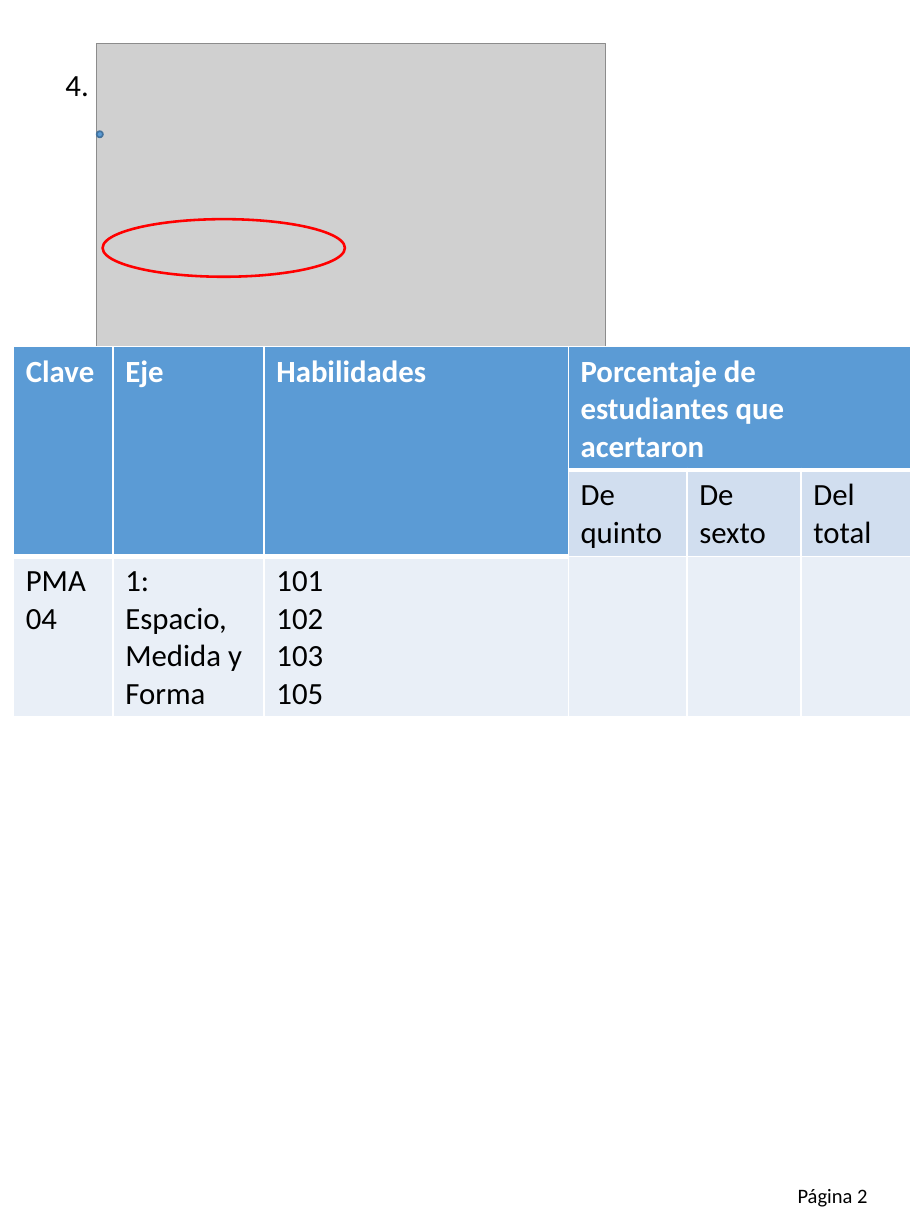
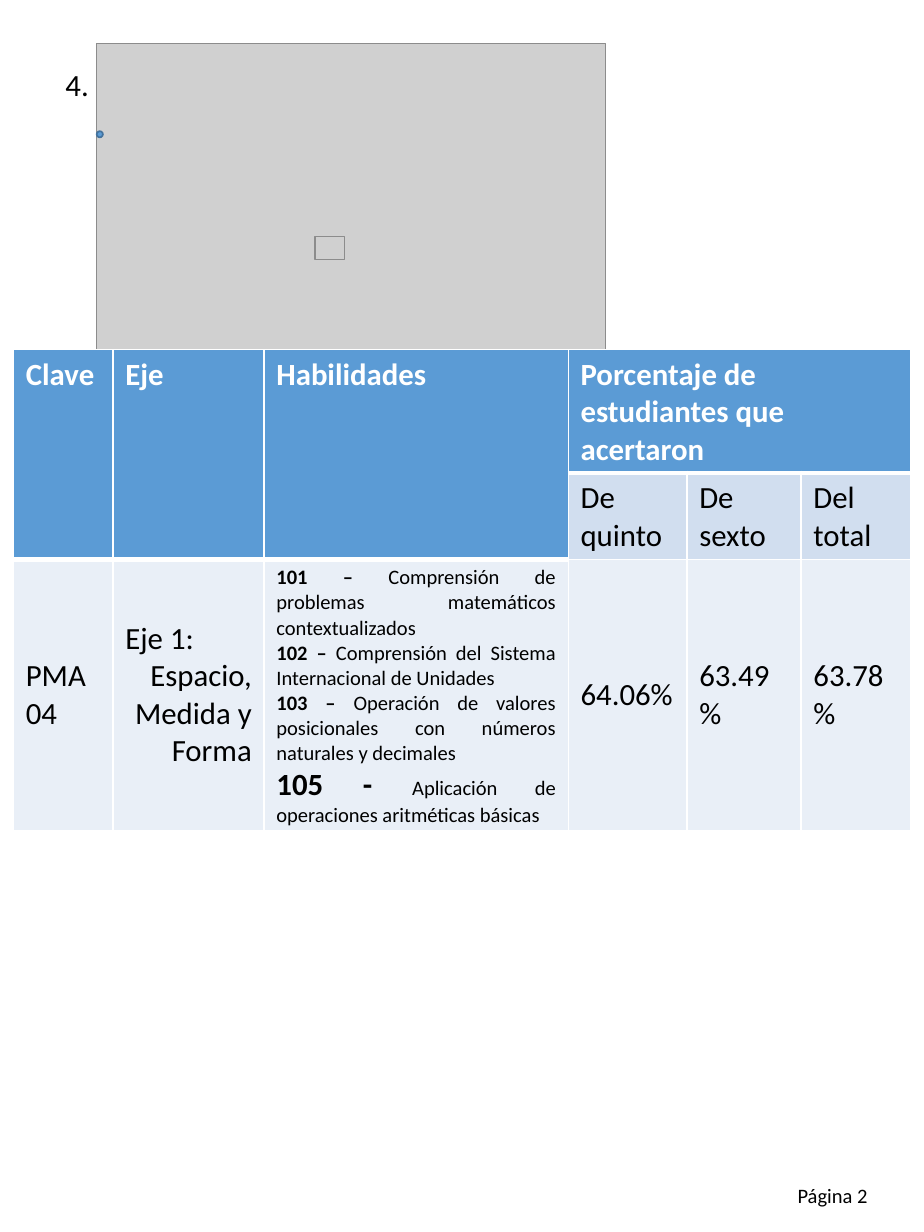
Before and after one commit to Adrifelcha/afchavez-019, a slide deck: slide 7 of Lancaster/Reporte_02_Q-Preliminar/Info_per_Item.pptx. Drawn at 924x1232 pixels with LibreOffice and Linux fonts; fonts in the diff are those of the drawing; grey boxes stand for pictures. Boxes give left, top, right and bottom in pixels: in the first picture for what was removed or moved away, otherwise in the second. Text is boxed around its words. In the diff, an @@ line names an element or a change of style, - is before the commit and + after.

```diff
--- a/Lancaster/Reporte_02_Q-Preliminar/Info_per_Item.pptx
+++ b/Lancaster/Reporte_02_Q-Preliminar/Info_per_Item.pptx
@@ ellipse removed at <box>102,219,345,277</box> @@
@@ picture added at <box>315,237,345,260</box> @@
@@ table at <box>14,350,912,830</box> @@
-row 3: PMA04 | 1: / Espacio, Medida y Forma | 101 / 102 / 103 / 105 |  |  | 
+row 3: PMA04 | Eje 1: / Espacio, Medida y Forma | 101 – Comprensión de problemas matemáticos contextualizados / 102 – Comprensión del Sistema Internacional de Unidades / 103 – Operación de valores posicionales con números naturales y decimales / 105 - Aplicación de operaciones aritméticas básicas | 64.06% | 63.49% | 63.78%
@@ table: place and size @@
-table at <box>14,346,912,709</box>
+table at <box>14,350,912,830</box>
```
Also in this commit, not shown: 50 other slides changed, 2 other files.
